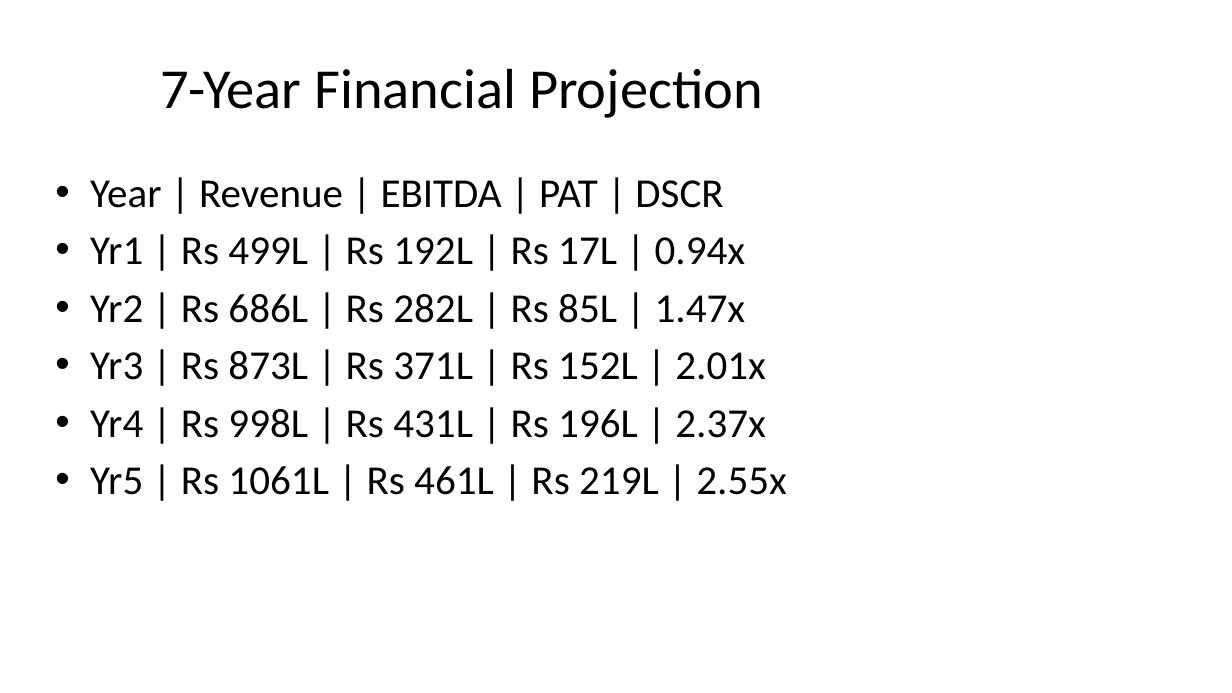
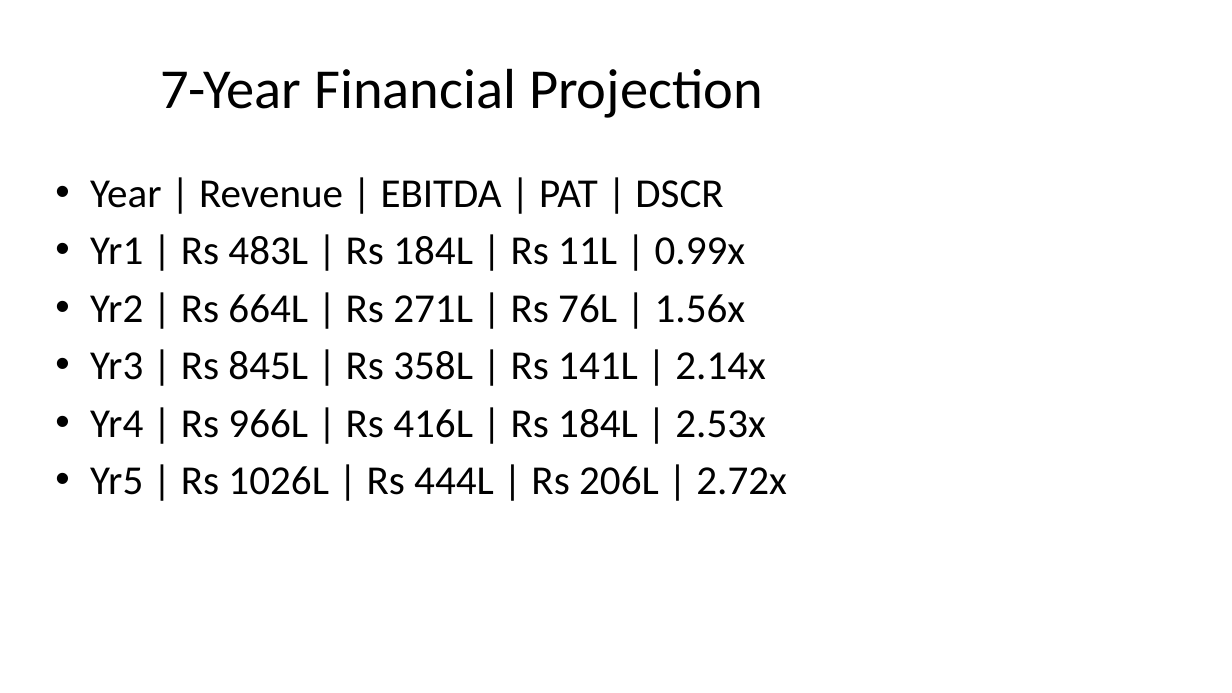
Before and after one commit to pacpltradingdesk-dotcom/bio-bitumen-consultant-portal, a slide deck: slide 6 of data/auto_synced/Investor_Pitch_25MT_Uttar_Pradesh.pptx. Drawn at 1232x693 pixels with LibreOffice and Linux fonts; fonts in the diff are those of the drawing. Boxes give left, top, right and bottom in pixels: in the first picture for what was removed or moved away, otherwise in the second. Text is boxed around its words. In the diff, an @@ line names an element or a change of style, - is before the commit and + after.

```diff
--- a/data/auto_synced/Investor_Pitch_25MT_Uttar_Pradesh.pptx
+++ b/data/auto_synced/Investor_Pitch_25MT_Uttar_Pradesh.pptx
@@ text at bbox=[90, 236, 787, 495]: text changed @@
-• Yr1 | Rs 499L | Rs 192L | Rs 17L | 0.94x
-• Yr2 | Rs 686L | Rs 282L | Rs 85L | 1.47x
-• Yr3 | Rs 873L | Rs 371L | Rs 152L | 2.01x
-• Yr4 | Rs 998L | Rs 431L | Rs 196L | 2.37x
-• Yr5 | Rs 1061L | Rs 461L | Rs 219L | 2.55x
+• Yr1 | Rs 483L | Rs 184L | Rs 11L | 0.99x
+• Yr2 | Rs 664L | Rs 271L | Rs 76L | 1.56x
+• Yr3 | Rs 845L | Rs 358L | Rs 141L | 2.14x
+• Yr4 | Rs 966L | Rs 416L | Rs 184L | 2.53x
+• Yr5 | Rs 1026L | Rs 444L | Rs 206L | 2.72x
```
Also in this commit, not shown: 3 other slides changed, 56 other files.
